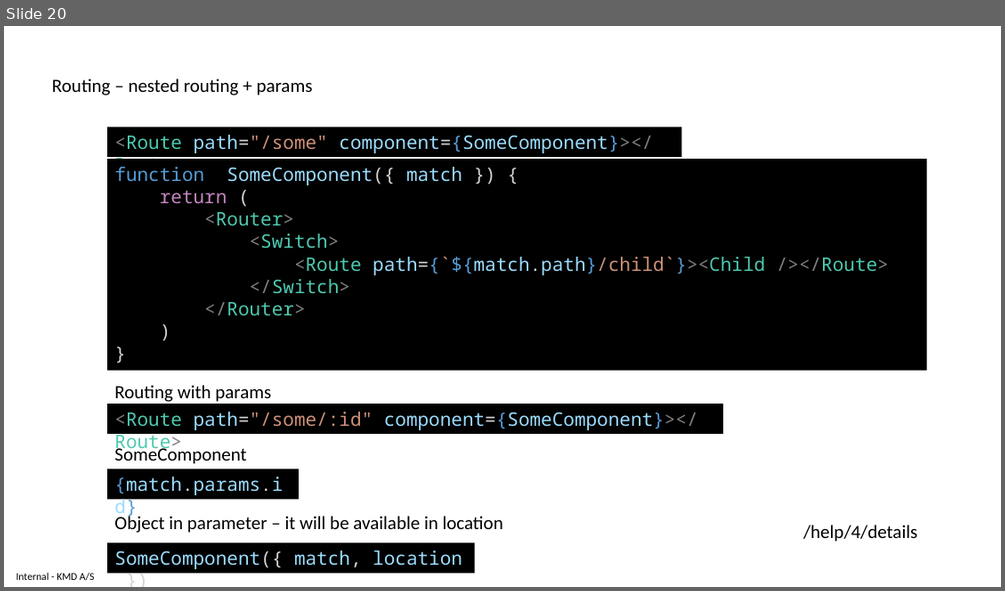
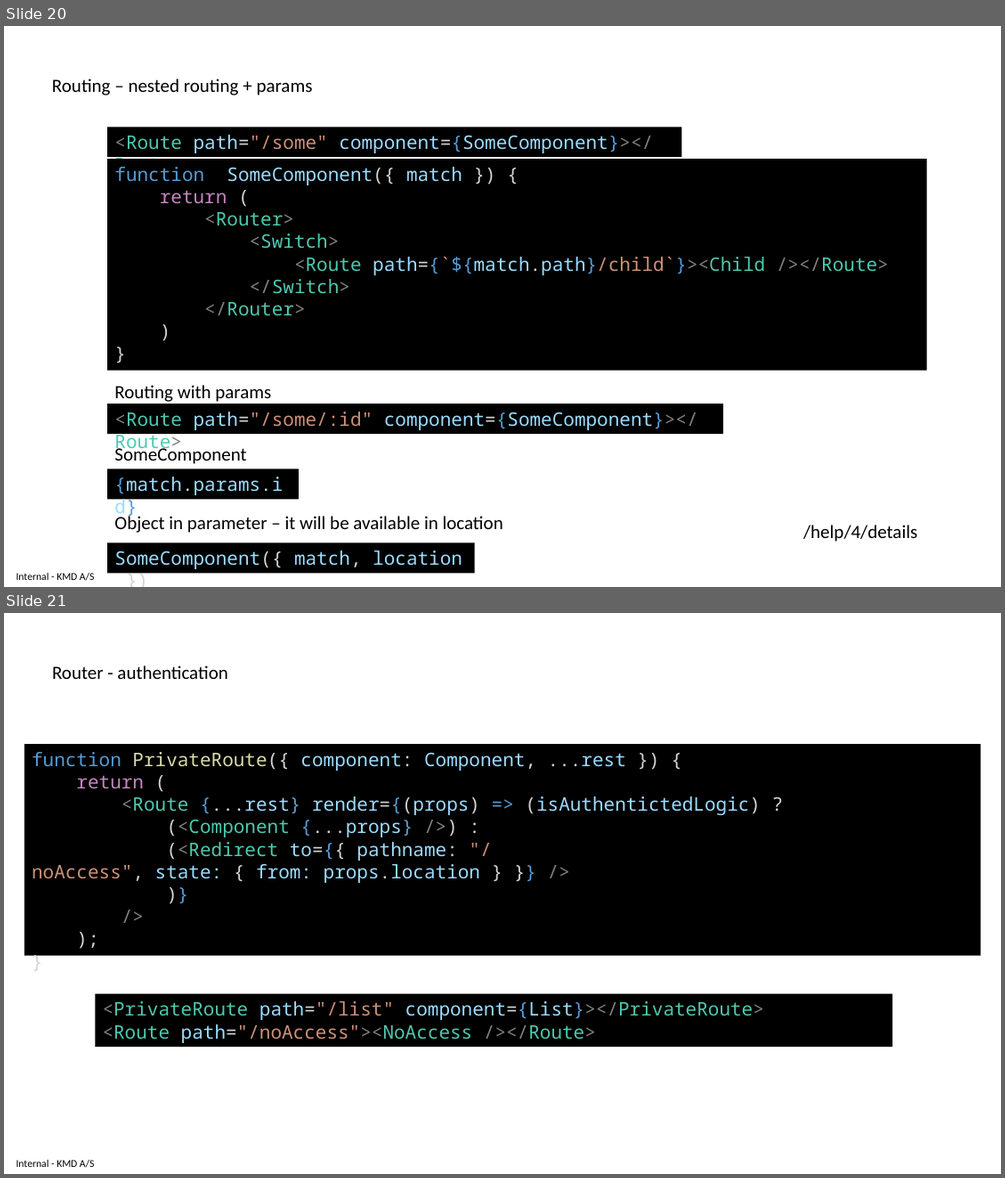
Before and after one commit to delprzemo/reactjs-starter, a slide deck: tutorial/ReactjsTraining.pptx. Shown one above the other, each under a label of ours: slide 20 before the commit, slides 20 and 21 after it. The pictures are 1005x591 and 1005x1178 pixels, drawn with LibreOffice and Linux fonts; fonts in the diff are those of the drawing. Boxes give left, top, right and bottom in pixels: in the first picture for what was removed or moved away, otherwise in the second. Text is boxed around its words. In the diff, an @@ line names an element or a change of style, - is before the commit and + after.

Commit message:
Exercise 18: List authentication with router-dom

```diff
--- a/tutorial/ReactjsTraining.pptx
+++ b/tutorial/ReactjsTraining.pptx
@@ slide 21 added at [4,613,1001,1174], background #FFFFFF; not listed: 1 template element that a slide beside it also shows @@
@@ text added at [52,666,227,679], 18 pt, text #000000 @@
+Router - authentication
@@ rectangle added at [24,744,980,956], fill #000000, 18 pt, text #9CDCFE @@
+function PrivateRoute({ component: Component, ...rest }) {
+return (
+<Route {...rest} render={(props) => (isAuthentictedLogic) ?
+(<Component {...props} />) :
+(<Redirect to={{ pathname: "/noAccess", state: { from: props.location } }} />
+)}
+/>
+);
+}
@@ rectangle added at [96,994,893,1046], fill #000000, 18 pt, text #4EC9B0 @@
+<PrivateRoute path="/list" component={List}></PrivateRoute>
+<Route path="/noAccess"><NoAccess /></Route>
```
Also in this commit, not shown: 5 other files.
